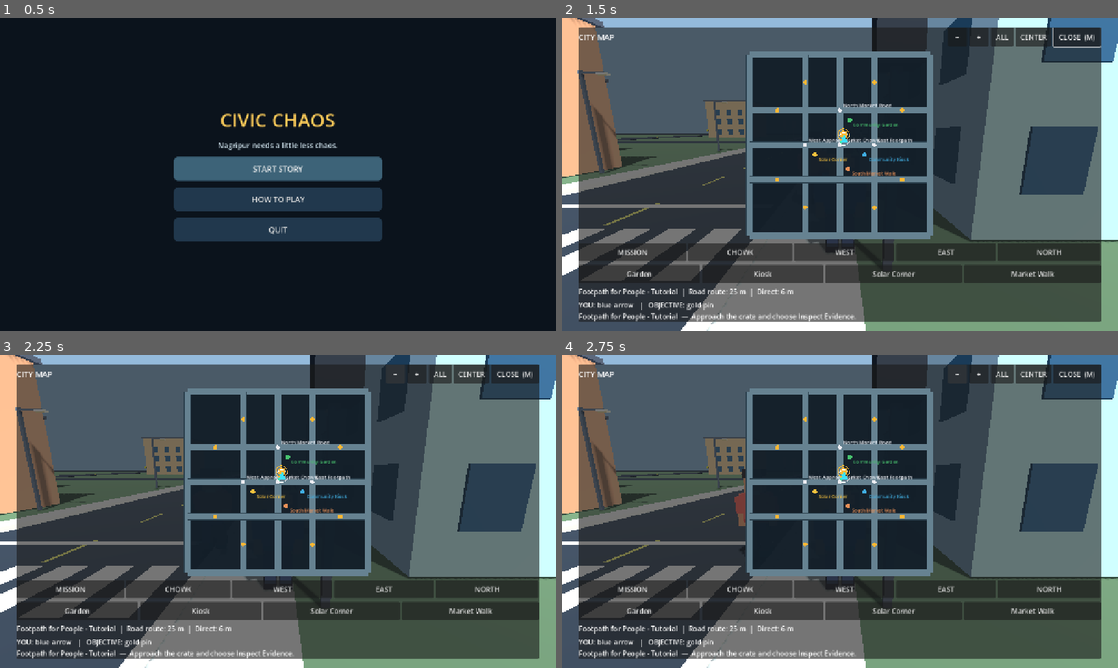
Above: before the commit, frames 1-4 (two rows, left to right).
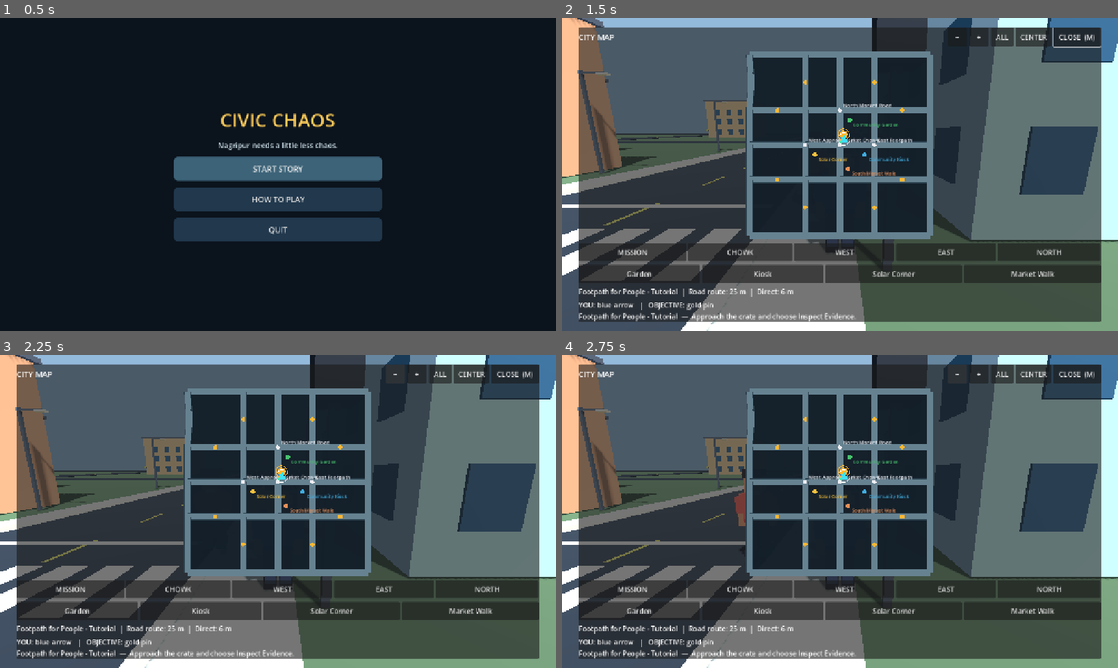
Above: after the commit, the same moments.

Repository: gauravprajapat-23/civic-chaos
Game: Godot game, scene res://scenes/core/menu.tscn
Two runs of this game, one before a commit and one after it. Both use one fixed random seed, a clock stepped at 60 frames per second and the inputs below.
Inputs:
- Up to frame 1 (0.5 s): no input
- Up to frame 2 (1.5 s): click "START STORY" at 0.5 s; click "MAP" at 1.25 s
- Up to frame 3 (2.25 s): click "−" at 2 s
- Up to frame 4 (2.75 s): no input

Frame 1 is identical in both runs. In frame 2, 0.1% of the frame differs, in the area x 33-57%, y 11-53%; in frame 3, 0.1%; in frame 4, 0.1%.

Commit message:
feat(WORLD-001E): render actual canonical road polylines on map and minimap [skip ci]

Diff:
--- a/scripts/ui/civic_city_map.gd
+++ b/scripts/ui/civic_city_map.gd
@@ -10,6 +10,7 @@
 var hud_exclusions: Array[Rect2] = []
 
 const RoadLayout = preload("res://scripts/world/city_road_layout.gd")
+const CityNetwork = preload("res://scripts/world/city_network_definition.gd")
 const MapRoutes = preload("res://scripts/ui/civic_map_routes.gd")
 const LivingZones = preload("res://scripts/world/living_city_zones.gd")
 const EXTENT: float = RoadLayout.EXTENT_M
@@ -477,17 +478,19 @@
     if area.size.x <= 0.0 or area.size.y <= 0.0:
         return
     map_surface.draw_rect(area, MAP_BACKGROUND, true)
-    var world_edges: Array[float] = RoadLayout.coordinates()
-    var road_width: float = maxf(3.0, area.size.x * RoadLayout.ROAD_WIDTH_M / (MINI_RADIUS_M * 2.0))
-    for coordinate in world_edges:
-        var vertical_a: Vector2 = minimap_project(Vector3(coordinate, 0, -EXTENT), player_position, player_forward, area)
-        var vertical_b: Vector2 = minimap_project(Vector3(coordinate, 0, EXTENT), player_position, player_forward, area)
-        var horizontal_a: Vector2 = minimap_project(Vector3(-EXTENT, 0, coordinate), player_position, player_forward, area)
-        var horizontal_b: Vector2 = minimap_project(Vector3(EXTENT, 0, coordinate), player_position, player_forward, area)
-        map_surface.draw_line(vertical_a, vertical_b, ROAD_EDGE, road_width + 2.0)
-        map_surface.draw_line(horizontal_a, horizontal_b, ROAD_EDGE, road_width + 2.0)
-        map_surface.draw_line(vertical_a, vertical_b, ROAD, road_width)
-        map_surface.draw_line(horizontal_a, horizontal_b, ROAD, road_width)
+    # Draw exactly the canonical network used by drivable road geometry.
+    # Each road centerline is sampled, not replaced by grid-axis chords.
+    for road in CityNetwork.roads():
+        var points: PackedVector3Array = road["centerline"]
+        var road_width: float = maxf(3.0, area.size.x *
+            float(road["width_m"]) / (MINI_RADIUS_M * 2.0))
+        for i in range(1, points.size()):
+            var a: Vector2 = minimap_project(points[i - 1],
+                player_position, player_forward, area)
+            var b: Vector2 = minimap_project(points[i],
+                player_position, player_forward, area)
+            map_surface.draw_line(a, b, ROAD_EDGE, road_width + 2.0)
+            map_surface.draw_line(a, b, ROAD, road_width)
     _draw_challenge_indicators(map_surface, area, true)
     if bool(route_state.get("ok", false)):
         var path: PackedVector3Array = route_state["points"]
@@ -534,16 +537,19 @@
     var area := Rect2(requested.position + (requested.size - Vector2.ONE * size) * 0.5,
         Vector2.ONE * size)
     canvas.draw_rect(area, MAP_BACKGROUND, true)
-    var width: float = maxf(2.0, size * RoadLayout.ROAD_WIDTH_M / (EXTENT * 2.0) * map_zoom)
-    for coordinate in RoadLayout.coordinates():
-        var vertical_a := full_view_project(Vector3(coordinate, 0, -EXTENT), area, map_center, map_zoom)
-        var vertical_b := full_view_project(Vector3(coordinate, 0, EXTENT), area, map_center, map_zoom)
-        var horizontal_a := full_view_project(Vector3(-EXTENT, 0, coordinate), area, map_center, map_zoom)
-        var horizontal_b := full_view_project(Vector3(EXTENT, 0, coordinate), area, map_center, map_zoom)
-        canvas.draw_line(vertical_a, vertical_b, ROAD_EDGE, width + 2.0)
-        canvas.draw_line(horizontal_a, horizontal_b, ROAD_EDGE, width + 2.0)
-        canvas.draw_line(vertical_a, vertical_b, ROAD, width)
-        canvas.draw_line(horizontal_a, horizontal_b, ROAD, width)
+    # Same source-of-truth as the vehicle graph and physical curved asphalt:
+    # no invented straight roads between the canonical street nodes.
+    for road in CityNetwork.roads():
+        var points: PackedVector3Array = road["centerline"]
+        var width: float = maxf(2.0, size * float(road["width_m"]) /
+            (EXTENT * 2.0) * map_zoom)
+        for i in range(1, points.size()):
+            var a: Vector2 = full_view_project(points[i - 1], area,
+                map_center, map_zoom)
+            var b: Vector2 = full_view_project(points[i], area,
+                map_center, map_zoom)
+            canvas.draw_line(a, b, ROAD_EDGE, width + 2.0)
+            canvas.draw_line(a, b, ROAD, width)
     _draw_full_challenge_indicators(canvas, area)
     if bool(route_state.get("ok", false)):
         var path: PackedVector3Array = route_state["points"]
